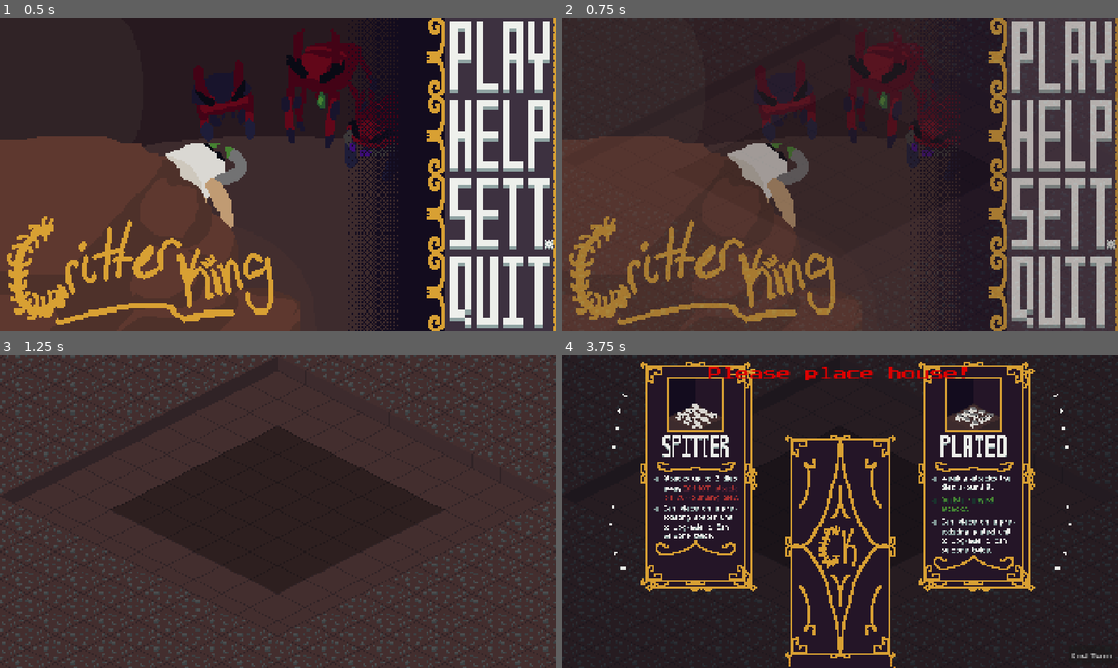
Above: before the commit, frames 1-4 (two rows, left to right).
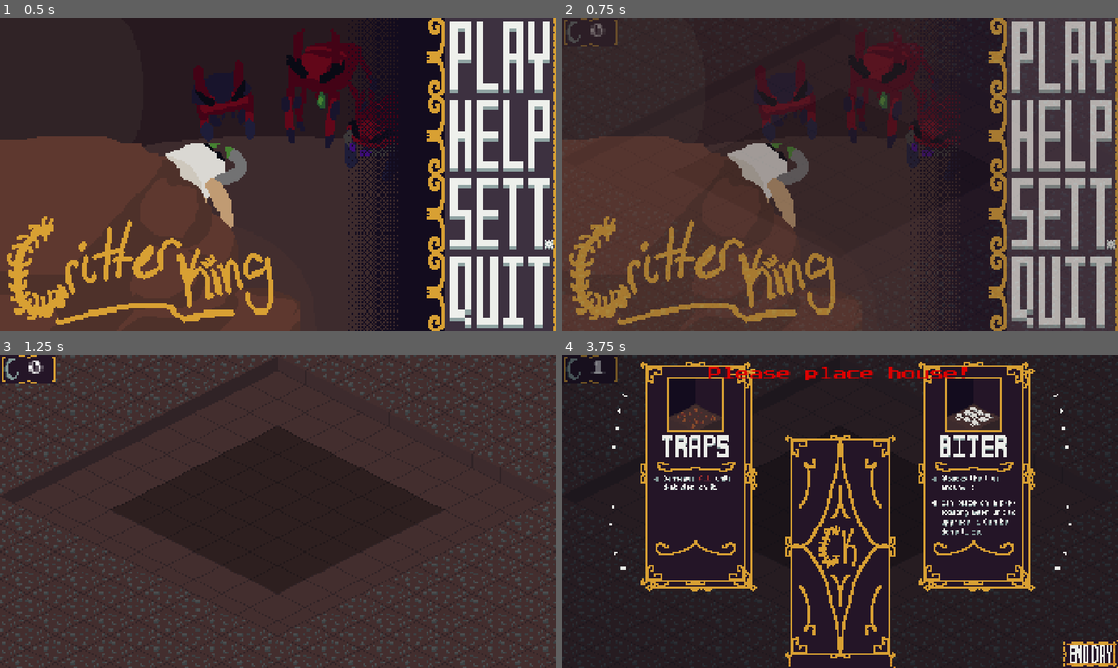
Above: after the commit, the same moments.

Repository: LogCheung/Critterking
Game: Godot game, scene res://World/Scenes/world.tscn
The game is run twice, just before and just after one commit, with the same random seed, the same clock (stepped at 60 frames per second) and the same inputs.
Inputs (mouse positions are in pixels of both pictures, inside the frame that each line leads up to; where the layout moved, square brackets give the same spot in the first picture):
- Up to frame 1 (0.5 s): no input
- Up to frame 2 (0.75 s): click (1062, 58) at 0.5 s
- Up to frame 3 (1.25 s): no input
- Up to frame 4 (3.75 s): move the mouse to (962, 495) at 1.27 s; press the mouse at (962, 495) at 1.28 s; release the mouse at (962, 495) at 2 s; click (1090, 652) [1090, 655] at 2 s; click (834, 552) at 2.75 s; click (834, 552) at 3.5 s

Frame 1 is identical in both runs. In frame 2, 0.2% of the frame differs, in the area x 0-10%, y 0-10%; in frame 3, 0.8%; in frame 4, 4.1%, in the area x 0-100%, y 0-100%.

Commit message:
BUILDINGS! and also unit changes

Diff:
--- a/minibadkings/TileMap/Scripts/building.gd
+++ b/minibadkings/TileMap/Scripts/building.gd
@@ -9,9 +9,12 @@
 const TRAPA = preload("res://TileMap/Assets/trapA.png")
 const TRAPB = preload("res://TileMap/Assets/trapB.png")
 const RUIN = preload("res://TileMap/Assets/ruinBreak.png")
+const FARM = preload("res://TileMap/Assets/farmBuild.png")
+const SAPSTORE = preload("res://TileMap/Assets/sapBuild.png")
+const CARE = preload("res://TileMap/Assets/careBuild.png")
 
 enum TYPE {
-	NONE, HOUSE, TRAP, NURSERY, STORAGE, FARM, SAPSTORE, RUINS, CARE
+	NONE, HOUSE, TRAP, FARM, SAPSTORE, RUINS, CARE
 }
 
 @export var type : TYPE
@@ -59,7 +62,7 @@
 		bar.visible = false
 func occupants_inside() -> bool:
 	if !occupant : return false
-	if type != TYPE.HOUSE : return false
+	#if type != TYPE.HOUSE || type != TYPE.CARE : return false
 	for unit in occupant.unitsArray:
 		if unit.visible == true:
 			return false
@@ -73,18 +76,35 @@
 			sprite_2d.texture = TRAPA if randi() % 2 == 0 else TRAPB
 			sprite_2d.offset = Vector2.ZERO
 			z_index = 0
+		TYPE.CARE:
+			sprite_2d.texture = CARE
+			sprite_2d.offset = Vector2(1,-9)
+		TYPE.SAPSTORE:
+			sprite_2d.texture = SAPSTORE
+			sprite_2d.offset = Vector2(0,-6)
+		TYPE.FARM:
+			sprite_2d.texture = FARM
+			sprite_2d.offset = Vector2(20,-4)
+		TYPE.RUINS:
+			sprite_2d.texture = HOUSEA
+			sprite_2d.frame = 1
+			sprite_2d.offset = Vector2(0,-12)
 
 func on_destroyed() -> void:
 	if type == TYPE.RUINS : return
 	# Change appearance and play destroy
 	%Break.play()
 	anim.play("destroy")
+	await anim.animation_finished
+	print("animdone")
 	type = TYPE.RUINS
 	match_type()
 
 	# alert enemies
 	var enemies = get_tree().get_nodes_in_group("ENEMY")
+	#if type == TYPE.HOUSE:
 	for enemy : Enemy in enemies:
+		print("swaptarget")
 		enemy.house_destroyed.emit()
 
 	# check if final house destroyed and if player lost
--- a/minibadkings/UI/Scenes/card.gd
+++ b/minibadkings/UI/Scenes/card.gd
@@ -5,7 +5,7 @@
 const BUILDING = preload("res://TileMap/Scenes/building.tscn")
 
 enum CARDTYPE {
-	NONE = 0, BITER = 1,PLATED = 2,SPITTER = 3, TRAPS = 4,DESTROY = 5, HOUSE = 6
+	NONE = 0, BITER = 1,PLATED = 2,SPITTER = 3, TRAPS = 4,DESTROY = 5, HOUSE = 6, CARE = 7, FARM = 8, SAPSTORE = 9
 }
 enum ROLLTYPE {
 	GENERAL, UNIT, BUILDING
@@ -40,6 +40,7 @@
 	if Input.is_action_just_pressed("select") and !selected:
 		if Rect2(Vector2(), size).has_point(get_local_mouse_position()):
 			selected = true
+			print("in card: " + str(type))
 	if Input.is_action_pressed("select") and selected:
 		sprite_2d.scale = Vector2(.4,.4)
 		global_position = get_global_mouse_position()
@@ -107,6 +108,19 @@
 				position = default_position
 				selected = false
 				return
+		CARDTYPE.CARE:
+			building.type = Building.TYPE.CARE
+			if check_if_blocking(tile):
+				print("notok")
+				sprite_2d.scale = Vector2(1.0,1.0)
+				position = default_position
+				selected = false
+				return
+		CARDTYPE.FARM:
+			building.type = Building.TYPE.FARM
+		CARDTYPE.SAPSTORE:
+			building.type = Building.TYPE.SAPSTORE
+
 	building.global_position = tileWorld.ground.map_to_local(tile)
 	buildingNode.add_child(building)
 
@@ -151,7 +165,7 @@
 		if !g.tile == plopTile : continue
 		targetGroup = g
 
-	if is_instance_valid(targetGroup):
+	if is_instance_valid(targetGroup) and type==targetGroup.type:
 		targetGroup.being_upgraded.emit()
 		return true
 
@@ -160,7 +174,7 @@
 func randomize_type() -> void:
 	match rolltype:
 		ROLLTYPE.GENERAL:
-			type = (randi() % CARDTYPE.size() - 1) + 1
+			type = randi_range(1,CARDTYPE.size()-1)
 	if type == CARDTYPE.HOUSE : randomize_type()
 
 	# check if not same as other card
@@ -187,6 +201,12 @@
 			sprite_2d.texture = preload("res://UI/Assets/cards/houseCard.png")
 		CARDTYPE.DESTROY:
 			sprite_2d.texture = preload("res://UI/Assets/cards/destroy.png")
+		CARDTYPE.CARE:
+			sprite_2d.texture = preload("res://UI/Assets/cards/careCard.png")
+		CARDTYPE.FARM:
+			sprite_2d.texture = preload("res://UI/Assets/cards/farmCard.png")
+		CARDTYPE.SAPSTORE:
+			sprite_2d.texture = preload("res://UI/Assets/cards/sapCard.png")
 
 func _on_selected_pressed() -> void:
 	if choice_picked : return
--- a/minibadkings/UI/Scenes/ui.tscn
+++ b/minibadkings/UI/Scenes/ui.tscn
@@ -11,12 +11,17 @@
 [ext_resource type="FontFile" uid="uid://dqt550qq7jmvu" path="res://Units/Debug/PressStart2P.ttf" id="7_titua"]
 [ext_resource type="AudioStream" uid="uid://bmkptsfk4bkc" path="res://Audio/music/crtrpause.wav" id="8_oj6tj"]
 [ext_resource type="AudioStream" uid="uid://bj8clo00ioln7" path="res://Audio/music/crtrover.wav" id="9_ftqev"]
+[ext_resource type="Texture2D" uid="uid://dmgylqdp2munp" path="res://UI/Assets/endday.png" id="10_6dw6b"]
 [ext_resource type="AudioStream" uid="uid://wctmm4dlcbix" path="res://Audio/music/crtrmenu.wav" id="10_n2q0n"]
 [ext_resource type="AudioStream" uid="uid://cwx4hw05ceroc" path="res://Audio/sfx/Shuffle.tres" id="11_6dw6b"]
+[ext_resource type="Texture2D" uid="uid://b6kejcvarih2b" path="res://UI/Assets/nightcount.png" id="11_yqd36"]
 [ext_resource type="AudioStream" uid="uid://bdq1nbxdckl0r" path="res://Audio/sfx/Card.tres" id="12_yqd36"]
 [ext_resource type="AudioStream" uid="uid://cqs4ssc2g47ia" path="res://Audio/music/crtrnight1.wav" id="13_oemsu"]
 [ext_resource type="AudioStream" uid="uid://cbsqcafyluqad" path="res://Audio/music/crtrday1.wav" id="14_gu1s8"]
 [ext_resource type="AudioStream" uid="uid://bxpbo04dxxuf4" path="res://Audio/sfx/Button.tres" id="15_8g5lr"]
+
+[sub_resource type="LabelSettings" id="LabelSettings_yqd36"]
+font = ExtResource("7_titua")
 
 [sub_resource type="LabelSettings" id="LabelSettings_ftqev"]
 font = ExtResource("7_titua")
@@ -325,6 +330,29 @@
 
 [node name="UI" type="CanvasLayer"]
 script = ExtResource("1_44q3l")
+
+[node name="NightCounter" type="Control" parent="."]
+unique_name_in_owner = true
+layout_mode = 3
+anchors_preset = 0
+offset_right = 40.0
+offset_bottom = 40.0
+
+[node name="Sprite2D" type="Sprite2D" parent="NightCounter"]
+position = Vector2(96, 48)
+scale = Vector2(3, 3)
+texture = ExtResource("11_yqd36")
+
+[node name="DayNight" type="Label" parent="NightCounter/Sprite2D"]
+unique_name_in_owner = true
+offset_left = -11.5
+offset_top = -11.25
+offset_right = 28.5
+offset_bottom = 11.75
+text = "1"
+label_settings = SubResource("LabelSettings_yqd36")
+horizontal_alignment = 1
+vertical_alignment = 1
 
 [node name="Cards" type="Control" parent="."]
 unique_name_in_owner = true
@@ -614,29 +642,31 @@
 
 [node name="EndTurn" type="Control" parent="."]
 unique_name_in_owner = true
-visible = false
 layout_mode = 3
 anchors_preset = 0
 offset_right = 1920.0
 offset_bottom = 1081.0
 mouse_filter = 2
 
-[node name="endturn" type="Button" parent="EndTurn"]
-layout_mode = 1
+[node name="Sprite2D" type="Sprite2D" parent="EndTurn"]
+position = Vector2(1824, 1031)
+scale = Vector2(3, 3)
+texture = ExtResource("10_6dw6b")
+
+[node name="endturn" type="Button" parent="EndTurn/Sprite2D"]
 anchors_preset = 3
 anchor_left = 1.0
 anchor_top = 1.0
 anchor_right = 1.0
 anchor_bottom = 1.0
-offset_left = -171.0
-offset_top = -78.0
-offset_right = -93.0
-offset_bottom = -47.0
+offset_left = -96.0
+offset_top = -48.0
+offset_right = -32.0
+offset_bottom = -16.0
 grow_horizontal = 0
 grow_vertical = 0
-scale = Vector2(2, 2)
-focus_mode = 0
-text = "End Turn"
+focus_mode = 0
+flat = true
 
 [node name="noHouse" type="Label" parent="EndTurn"]
 unique_name_in_owner = true
@@ -705,4 +735,4 @@
 [connection signal="pressed" from="Settings/settings/settingsback" to="." method="_on_settingsback_pressed"]
 [connection signal="pressed" from="gameover/over/newgame" to="." method="_on_newgame_pressed"]
 [connection signal="pressed" from="gameover/over/title" to="." method="_on_title_pressed"]
-[connection signal="pressed" from="EndTurn/endturn" to="." method="_on_endturn_pressed"]
+[connection signal="pressed" from="EndTurn/Sprite2D/endturn" to="." method="_on_endturn_pressed"]
--- a/minibadkings/UI/Scripts/ui.gd
+++ b/minibadkings/UI/Scripts/ui.gd
@@ -49,7 +49,8 @@
 		%crtrNight.stop()
 		%crtrPause.stop()
 		%crtrDay.play()
-
+	%NightCounter.show()
+	%DayNight.text = str(Global.nights)
 
 func _ready() -> void:
 	# connect signals
@@ -172,6 +173,10 @@
 		if card.type == Card.CARDTYPE.HOUSE:
 			%noHouse.show()
 			return
+	var units = get_tree().get_nodes_in_group("UNIT")
+	for u:Ally in units:
+		u.healthchange.emit()
+		u.speedchange.emit()
 	world.night_started.emit()
 	%noHouse.hide()
 
--- a/minibadkings/Units/Scripts/ally.gd
+++ b/minibadkings/Units/Scripts/ally.gd
@@ -1,5 +1,7 @@
 extends Unit
 class_name Ally
+signal speedchange
+signal healthchange
 
 const MELEENORMALSE = preload("res://Units/Assets/AllyMelee/AllyMeleeNormalSE.png")
 const RANGEDNORMALSE = preload("res://Units/Assets/AllyRanged/AllyRangedNormalSE.png")
@@ -21,13 +23,15 @@
 func _ready() -> void:
 	allyGroup = group
 	if upgraded:
-		max_health = max_health + 1
+		max_health = max_health + 0.5
 		health = max_health
-		damage = damage + 1
+		damage = damage + 0.5
 
 
 	super._ready()
 	selected.connect(on_selected)
+	healthchange.connect(on_health_change)
+	speedchange.connect(on_speed_change)
 	unselected.connect(on_unselected)
 	match_type()
 
@@ -135,6 +139,7 @@
 		TYPE.RANGED:
 			sprite_2d.texture = RANGEDNORMALSE
 			health = 2
+			damage = 1.5
 			attackRange = 100
 			var visionShape : CollisionShape2D = vision.get_child(0)
 			visionShape.shape.radius = 120
@@ -156,6 +161,22 @@
 		TYPE.SHIELDED:
 			pass
 
+func on_health_change() -> void:
+	var farms = get_tree().get_first_node_in_group("BUILDINGSNODE").get_children()
+	farms = farms.filter(func(b : Building):return b.type == Building.TYPE.FARM)
+	for f : Building in farms:
+		print("yum")
+		max_health = max_health + 0.5
+		health = max_health
+
+func on_speed_change() -> void:
+	var saps = get_tree().get_first_node_in_group("BUILDINGSNODE").get_children()
+	saps = saps.filter(func(b : Building):return b.type == Building.TYPE.SAPSTORE)
+	for s : Building in saps:
+		print("sugar")
+		speed = speed + 2.5
+
+
 func _on_utility_ai_agent_top_score_action_changed(top_action_id: Variant) -> void:
 	match top_action_id:
 		"none":
--- a/minibadkings/Units/Scripts/enemy.gd
+++ b/minibadkings/Units/Scripts/enemy.gd
@@ -7,6 +7,7 @@
 
 const MELEENORMALSE = preload("res://Units/Assets/EnemyMelee/EnemyMeleeNormalSE.png")
 const RANGEDNORMALSE = preload("res://Units/Assets/EnemyRanged/EnemyRangedNormalSE.png")
+const SHIELDEDNORMALSE = preload("res://Units/Assets/EnemyShield/EnemyShieldNormalSE.png")
 
 var target_in_range : bool
 var is_active : bool = false
@@ -101,17 +102,20 @@
 		TYPE.RANGED:
 			sprite_2d.texture = RANGEDNORMALSE
 			health = 2
+			damage = 1.5
 			attackRange = 100
 			var visionShape : CollisionShape2D = vision.get_child(0)
 			visionShape.shape.radius = 120
 			attack_cd.wait_time = 4
 		TYPE.SHIELDED:
+			sprite_2d.texture = SHIELDEDNORMALSE
 			damage = 1
 
 func find_building() -> void:
 	await get_tree().create_timer(.1).timeout
 	var buildings = get_tree().get_first_node_in_group("BUILDINGSNODE").get_children()
-	buildings = buildings.filter(func(b):return b.type == Building.TYPE.HOUSE)
+	buildings = buildings.filter(func(b):return b.type != Building.TYPE.TRAP)
+	buildings = buildings.filter(func(b):return b.type != Building.TYPE.RUINS)
 	if buildings.is_empty() : return
 	find_closest(buildings)
 	if target: nav.target_position = target.global_position
--- a/minibadkings/Units/Scripts/projectile.gd
+++ b/minibadkings/Units/Scripts/projectile.gd
@@ -31,7 +31,7 @@
 		 # chance to ignore damage while also having reduced damage
 			#var rand = randi()
 			#if rand % 2 == 0:
-			target.health -= damage - 1
+			target.health -= damage - .75
 		else:
 			%Hurt.play()
 			target.health -= damage
--- a/minibadkings/Units/Scripts/unit.gd
+++ b/minibadkings/Units/Scripts/unit.gd
@@ -13,9 +13,9 @@
 
 const HIGHLIGHT = preload("res://Units/Shaders/unitHighlight.tres")
 
-@export var health : int = 4
-@export var max_health : int = 4
-@export var damage : int = 2
+@export var health : float = 4
+@export var max_health : float = 4
+@export var damage : float = 2
 @export var speed : float = 30
 @export var attackRange : float = 10
 @export var formation_position : Node2D
@@ -144,6 +144,6 @@
 			enemy.queue_free()
 func on_hurt_box_building_land(body : Node2D):
 	if body is Building:
-		if body.type == Building.TYPE.HOUSE:
+		if body.type != Building.TYPE.TRAP or body.type != Building.TYPE.RUINS:
 			body.health -= damage
 	pass
--- a/minibadkings/Units/Scripts/unit_group.gd
+++ b/minibadkings/Units/Scripts/unit_group.gd
@@ -68,7 +68,7 @@
 func check_on_house(mousePos : Vector2) -> void:
 	if size == max_size : return
 	var houses = get_tree().get_first_node_in_group("BUILDINGSNODE").get_children()
-	houses = houses.filter(func(b : Building):return b.type == Building.TYPE.HOUSE )
+	houses = houses.filter(func(b : Building):return b.type == Building.TYPE.HOUSE or b.type == Building.TYPE.CARE)
 	for h : Building in houses:
 		if h.occupant != null : continue
 		h.sprite_2d.material = null
@@ -81,7 +81,7 @@
 func highlight_houses(highlight : bool = true) -> void:
 	if size == max_size : return
 	var houses = get_tree().get_first_node_in_group("BUILDINGSNODE").get_children()
-	houses = houses.filter(func(b : Building):return b.type == Building.TYPE.HOUSE )
+	houses = houses.filter(func(b : Building):return b.type == Building.TYPE.HOUSE or b.type == Building.TYPE.CARE)
 	for h : Building in houses:
 		if h.occupant != null: continue
 		h.sprite_2d.material = h.HIGHLIGHT if highlight else null
--- a/minibadkings/World/Scripts/world.gd
+++ b/minibadkings/World/Scripts/world.gd
@@ -48,7 +48,7 @@
 
 	# add house card
 	starting_roll = true
-	for i in range(8):
+	for i in range(1):
 		add_house_card()
 func add_house_card() -> void:
 	var hCard : Card = preload("res://UI/Scenes/card.tscn").instantiate()
Binary file added: minibadkings/TileMap/Assets/careBuild.png
Not shown, added: minibadkings/TileMap/Assets/careBuild.png.import
Binary file added: minibadkings/TileMap/Assets/farmBuild.png
Not shown, added: minibadkings/TileMap/Assets/farmBuild.png.import
Binary file added: minibadkings/TileMap/Assets/sapBuild.png
Not shown, added: minibadkings/TileMap/Assets/sapBuild.png.import
Binary file added: minibadkings/UI/Assets/cards/careCard.png
Not shown, added: minibadkings/UI/Assets/cards/careCard.png.import
Binary file added: minibadkings/UI/Assets/cards/farmCard.png
Not shown, added: minibadkings/UI/Assets/cards/farmCard.png.import
Binary file added: minibadkings/UI/Assets/cards/sapCard.png
Not shown, added: minibadkings/UI/Assets/cards/sapCard.png.import
(and 5 more such lines)
